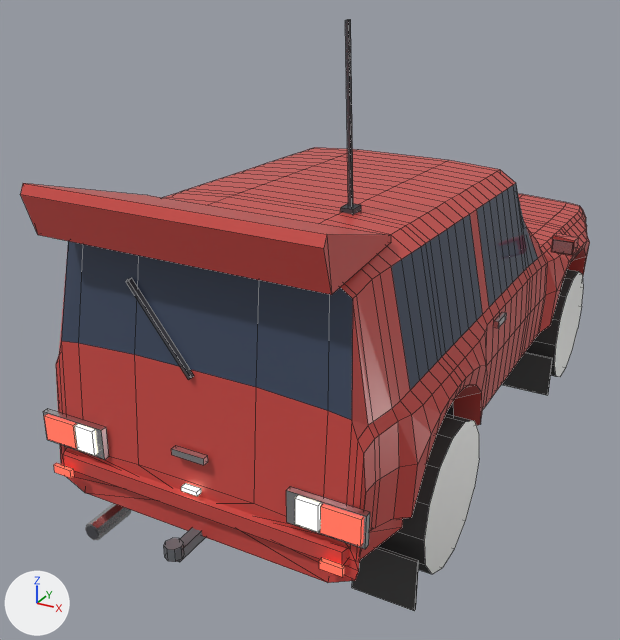
Before and after pictures for a commit that changed the Blender file art/cars/niva.blend.
The view is the same before and after, from a 50 mm camera at (1.87, -4.27, 2.68) aimed at (-0.26, -0.4, 0.74). Arrows for +X, +Y and +Z are at lower left; the lights stay in place. The picture after the commit comes second. Mesh edges are drawn as thin lines on the coarser meshes.

The older version as bpy lines, for what is in view:
```python
me_body = bpy.data.meshes.new('Body')
me_body.from_pydata(...)  # 946 vertices, 890 faces; spans x -0.86..0.86, y -2.07..1.89, z -0.27..1.04
# faces by material slot: [622, 62, 70, 54, 42, 24, 16]
me_body.materials.append(mat_livery_niva)  # red #ce4b45
me_body.materials.append(mat_trim_niva)  # dark grey #45454b
me_body.materials.append(mat_glass_niva)  # dark blue #3f4b61
me_body.materials.append(mat_chrome_niva)  # light grey #dadadd
me_body.materials.append(mat_lamp_niva)  # pale yellow #fff9e1, glowing pale yellow #fff9e1
me_body.materials.append(mat_tail_niva)  # red #f3503f, glowing red #f3503f
me_body.materials.append(mat_steel_niva)  # grey #7c7e84
me_spoiler = bpy.data.meshes.new('Spoiler')
me_spoiler.from_pydata(...)  # 10 vertices, 9 faces; spans x -0.66..0.66, y -0.68..0.0, z -0.11..0.12
me_spoiler.materials.append(mat_livery_niva)  # red #ce4b45
# before: 0 (-0.6, 0.0, -0.11), 1 (-0.6, 0.0, -0.08) at pixel (147, 195), 2 (-0.66, -0.66, 0.12) at pixel (22, 183), 3 (-0.66, -0.62, -0.1) at pixel (37, 234), 4 (-0.66, -0.68, 0.08) at pixel (20, 194)
# before: 5 (0.6, 0.0, -0.11) at pixel (391, 242), 6 (0.6, 0.0, -0.08) at pixel (391, 235), 7 (0.66, -0.66, 0.12) at pixel (326, 234), 8 (0.66, -0.62, -0.1) at pixel (331, 294), 9 (0.66, -0.68, 0.08) at pixel (323, 248)
me_wheel_fr = bpy.data.meshes.new('Wheel_FR')
me_wheel_fr.from_pydata(...)  # 28 vertices, 16 faces; spans x -0.125..0.125, y -0.36..0.36, z -0.351..0.351
# faces by material slot: [14, 1, 1]
me_wheel_fr.materials.append(mat_tyre_niva)  # dark grey #3f3f3f
me_wheel_fr.materials.append(mat_rim_niva)  # white #f9f9f7
me_wheel_fr.materials.append(mat_trim_niva)  # dark grey #45454b
ob_body = bpy.data.objects.new('Body', me_body)
ob_body.parent = ob_niva
ob_body.location = (0.0, 0.0, 0.6)
ob_spoiler = bpy.data.objects.new('Spoiler', me_spoiler)
ob_spoiler.parent = ob_body
ob_spoiler.location = (0.0, -1.3, 1.11)
ob_wheel_fr = bpy.data.objects.new('Wheel_FR', me_wheel_fr)
ob_wheel_fr.parent = ob_niva
ob_wheel_fr.location = (0.74, 1.12, 0.36)
# also in view: 'Wheel_RR' at (0.74, -1.08, 0.36); 'Bumper_R' at (0.0, -1.69, 0.51); 'Antenna' at (0.3, -1.06, 2.0); 'MudFlaps' at (0.0, -0.41, 0.17); 'Exhaust' at (-0.5, -1.87, 0.26)
```
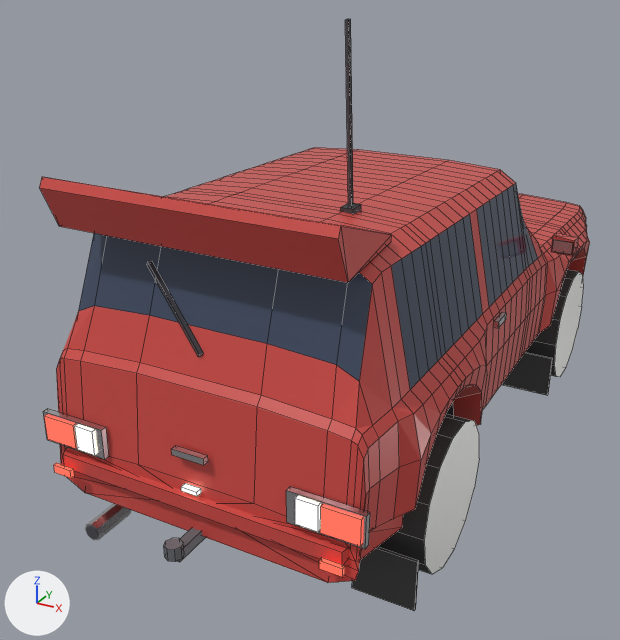
Commit message: Niva: rake the tailgate glass forward up to the roof

Edits to the bpy script that builds the scene:
```text
Change me_body:
    where me_body.from_pydata(...)  # 946 vertices, 890 faces; spans x -0.86..0.86, y -2.07..1.89, z -0.27..1.04
    used by ob_body; parent = ob_niva; location = (0.0, 0.0, 0.6)
    me_body part 1: the loose piece of 8 vertices spanning x -0.33..0.01, y -1.85..-1.78, z 0.49..0.85 is multiplied about its middle by the matrix ((0.945, 0.176, -0.077), (-0.175, 0.948, 0.027), (0.081, -0.012, 0.961)), then moved by (0.0, 0.1, 0.05)
    me_body part 2: 62 of 946 vertices moved; they spanned x -0.85..0.85, y -1.83..-1.53, z -0.14..1.04 and now span x -0.86..0.86, y -1.83..-1.52, z -0.11..1.04; mean shift (0.0, -0.01, -0.1); largest move (0.57, -1.76, 1.0) -> (0.6, -1.8, 0.46)
    me_body part 3: 5 faces spanning x -0.68..0.68, y -1.73..-1.6, z 0.6..1.02 switch from mat_livery_niva (red #ce4b45) to mat_glass_niva (dark blue #3f4b61)
    me_body part 4: 5 faces spanning x -0.7..0.7, y -1.83..-1.8, z 0.41..0.48 switch from mat_glass_niva (dark blue #3f4b61) to mat_livery_niva (red #ce4b45)
Change me_spoiler:
    used by ob_spoiler; parent = ob_body; location = (0.0, -1.3, 1.11)
    verts and faces of me_spoiler; kept vertices keep their numbers, new ones are numbered from 10
    remove me_spoiler.from_pydata(...)  # 10 vertices, 9 faces; spans x -0.66..0.66, y -0.68..0.0, z -0.11..0.12
    add me_spoiler.from_pydata(...)  # 10 vertices, 11 faces; spans x -0.66..0.66, y -0.58..0.0, z -0.11..0.12
    me_spoiler part 5
    add delete_faces([(0, 3, 2, 1), (5, 6, 7, 8)])
    add for i in [2, 4, 7, 9]: verts[i] += (0.0, 0.1, 0.0)
    add verts[3] = (-0.66, -0.5, -0.1)  # moved, pixel (59, 226)
    add verts[8] = (0.66, -0.5, -0.1)  # moved, pixel (348, 282)
    add faces += [(6, 7, 8), (5, 6, 8), (0, 3, 1), (1, 3, 2)]
```

Boxes (x1, y1, x2, y2) around the edits, measured in the pictures (620 x 640 px; the box of a moved part takes in the faces that stretch with it):
'Spoiler', reshaped (6% shorter)
    before: (20, 183, 391, 295)
    after: (39, 177, 391, 282)
part 1 of me_body, moved or reshaped
    before: (126, 278, 194, 380)
    after: (147, 261, 204, 357)
part 2 of me_body, moved or reshaped
    both: (56, 254, 431, 571)
part 3 of me_body, recoloured
    before: (345, 269, 372, 295)
    after: (79, 233, 372, 381)
part 4 of me_body, recoloured
    before: (61, 241, 353, 420)
    after: (64, 349, 355, 440)
